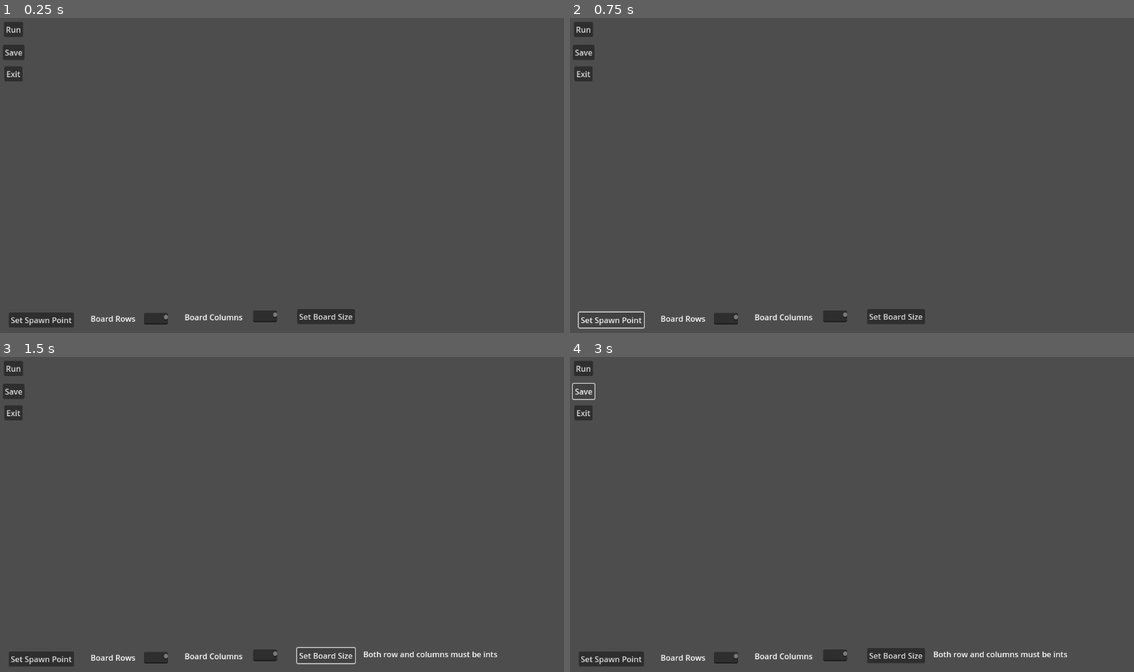
Above: before the commit, frames 1-4 (two rows, left to right).
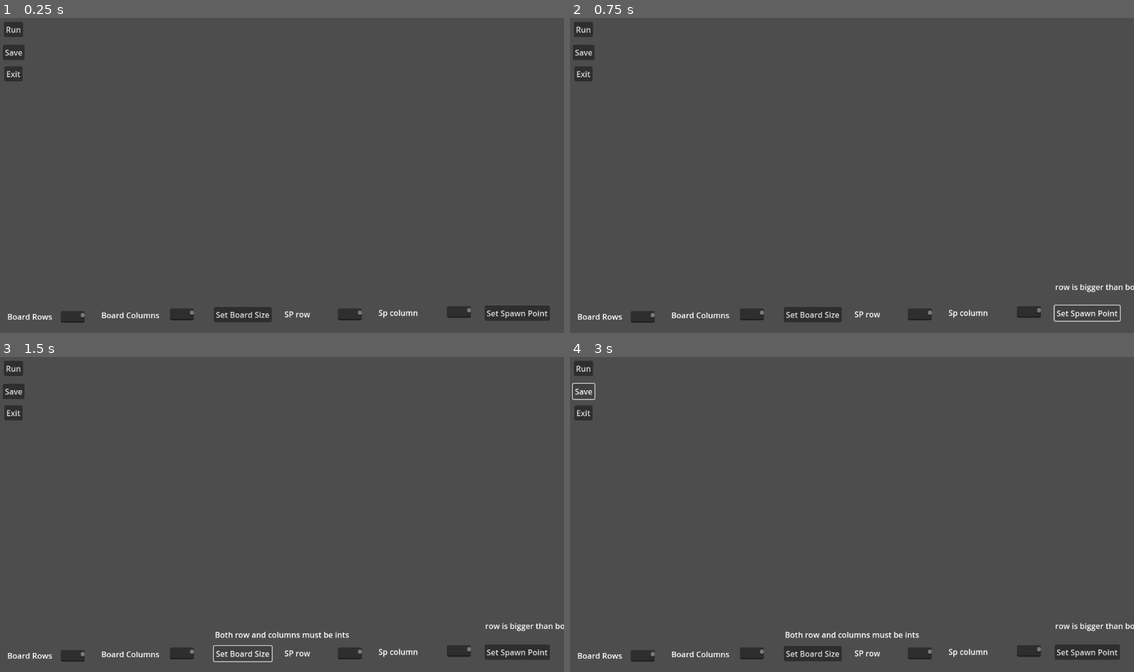
Above: after the commit, the same moments.

Repository: Killfreek/Rats
Game: Godot game, scene res://Levels/LevelMaker.tscn
Same seed, same stepped clock (60 frames per second), same inputs: the game is played once before the commit and once after it. This scene is started directly instead of the project's main scene.
Inputs:
- Up to frame 1 (0.25 s): no input
- Up to frame 2 (0.75 s): click "Set Spawn Point" at 0.5 s
- Up to frame 3 (1.5 s): click "Set Board Size" at 1.25 s
- Up to frame 4 (3 s): click "Run" at 2 s; click "Save" at 2.75 s

The runs differ from the first frame. In frame 1, 2.5% of the frame differs, in the area x 1-98%, y 91-99%; in frame 2, 2.2%; in frame 3, 2.7%; in frame 4, 3.1%, in the area x 1-100%, y 84-99%.

Commit message:
added being able to set spawn point
it seems to be slightly off center at the moment

Diff:
--- a/GUIScripts/LevelEditorMenu.gd
+++ b/GUIScripts/LevelEditorMenu.gd
@@ -26,4 +26,27 @@
 		errorLabelNode.text = "Both row and columns must be ints";
 		return;
 
+	if  rows > 5:
+		errorLabelNode.text = "Max number of rows allowed is 5";
+		return;
+
+	if  columns > 12:
+		errorLabelNode.text = "Max number of columns allowed is 12";
+		return;
+
 	levelCreator.createBoard(rows,columns);
+
+
+func _on_place_spawn_point_btn_pressed():
+	var errorLabelNode = get_node("SetSpwanPoint/PlaceSpawnPointLbl");
+	errorLabelNode.text = "";
+
+	var rowSPPointNode = get_node("SetSpwanPoint/PlaceSpawnPointRowsTxt");
+	var colSPPointNode = get_node("SetSpwanPoint/PlaceSpawnPointColumnsTxt");
+
+	var rowSPPoint = rowSPPointNode.text.to_int();
+	var columnSPPoint = colSPPointNode.text.to_int();
+
+	var result = levelCreator.setSpawnPoint(rowSPPoint, columnSPPoint);
+	if 	!result[0]:
+		errorLabelNode.text = result[1];
--- a/Levels/LevelMaker.tscn
+++ b/Levels/LevelMaker.tscn
@@ -59,12 +59,14 @@
 top_level = true
 levelCreator = NodePath("../LevelCreator")
 
-[node name="LevelCreator" type="Node2D" parent="." node_paths=PackedStringArray("tileMap")]
-position = Vector2(100, 50)
+[node name="LevelCreator" type="Node2D" parent="." node_paths=PackedStringArray("tileMap", "SpawnPointIndicator")]
 script = ExtResource("2_k1qtf")
 tileMap = NodePath("TileMap")
+SpawnPointIndicator = NodePath("SpawnPointIndicator")
+tileWidth = 100
 
 [node name="TileMap" type="TileMap" parent="LevelCreator" node_paths=PackedStringArray("tileMap")]
+position = Vector2(100, 50)
 tile_set = SubResource("TileSet_f0nmp")
 format = 2
 layer_0/name = "Light"
@@ -72,3 +74,10 @@
 layer_1/tile_data = PackedInt32Array()
 script = ExtResource("6_aq2ji")
 tileMap = NodePath(".")
+
+[node name="SpawnPointIndicator" type="Button" parent="LevelCreator"]
+visible = false
+offset_right = 27.0
+offset_bottom = 31.0
+disabled = true
+text = "SP"
--- a/Levels/UI/LevelEditorUI.tscn
+++ b/Levels/UI/LevelEditorUI.tscn
@@ -36,15 +36,6 @@
 text = "Save
 "
 
-[node name="PlaceSpawnPointBtn" type="Button" parent="."]
-layout_mode = 0
-offset_left = 18.0
-offset_top = 603.0
-offset_right = 151.0
-offset_bottom = 634.0
-text = "Set Spawn Point
-"
-
 [node name="BoardGameDimensions" type="Control" parent="."]
 anchors_preset = 0
 offset_right = 40.0
@@ -52,49 +43,97 @@
 
 [node name="SetBoardSizeBtn" type="Button" parent="BoardGameDimensions"]
 layout_mode = 0
-offset_left = 607.0
-offset_top = 596.0
-offset_right = 725.0
-offset_bottom = 627.0
+offset_left = 437.0
+offset_top = 592.0
+offset_right = 555.0
+offset_bottom = 623.0
 text = "Set Board Size"
 
 [node name="BoardRowsLbl" type="Label" parent="BoardGameDimensions"]
 layout_mode = 0
-offset_left = 185.0
-offset_top = 604.0
-offset_right = 277.0
-offset_bottom = 627.0
+offset_left = 15.0
+offset_top = 600.0
+offset_right = 107.0
+offset_bottom = 623.0
 text = "Board Rows"
 
 [node name="BoardColumnsLbl" type="Label" parent="BoardGameDimensions"]
 layout_mode = 0
-offset_left = 377.0
-offset_top = 601.0
-offset_right = 496.0
-offset_bottom = 624.0
+offset_left = 207.0
+offset_top = 597.0
+offset_right = 326.0
+offset_bottom = 620.0
 text = "Board Columns"
 
 [node name="BoardRowsTxt" type="TextEdit" parent="BoardGameDimensions"]
 layout_mode = 0
-offset_left = 294.0
-offset_top = 604.0
-offset_right = 343.0
-offset_bottom = 628.0
+offset_left = 124.0
+offset_top = 600.0
+offset_right = 173.0
+offset_bottom = 624.0
 
 [node name="BoardColumnsTxt" type="TextEdit" parent="BoardGameDimensions"]
-offset_left = 517.0
-offset_top = 599.0
-offset_right = 566.0
-offset_bottom = 623.0
+offset_left = 347.0
+offset_top = 595.0
+offset_right = 396.0
+offset_bottom = 619.0
 
 [node name="SetBoardSizeLbl" type="Label" parent="BoardGameDimensions"]
 layout_mode = 0
-offset_left = 742.0
-offset_top = 597.0
-offset_right = 807.0
+offset_left = 439.0
+offset_top = 557.0
+offset_right = 504.0
+offset_bottom = 580.0
+
+[node name="SetSpwanPoint" type="Control" parent="."]
+anchors_preset = 0
+offset_right = 40.0
+offset_bottom = 40.0
+
+[node name="PlaceSpawnPointBtn" type="Button" parent="SetSpwanPoint"]
+layout_mode = 0
+offset_left = 990.0
+offset_top = 589.0
+offset_right = 1123.0
 offset_bottom = 620.0
+text = "Set Spawn Point
+"
+
+[node name="PlaceSpawnPointRowsLbl" type="Label" parent="SetSpwanPoint"]
+offset_left = 581.0
+offset_top = 595.0
+offset_right = 673.0
+offset_bottom = 618.0
+text = "SP row"
+
+[node name="PlaceSpawnPointColumnsLbl" type="Label" parent="SetSpwanPoint"]
+offset_left = 773.0
+offset_top = 592.0
+offset_right = 892.0
+offset_bottom = 615.0
+text = "Sp column
+"
+
+[node name="PlaceSpawnPointRowsTxt" type="TextEdit" parent="SetSpwanPoint"]
+offset_left = 690.0
+offset_top = 595.0
+offset_right = 739.0
+offset_bottom = 619.0
+
+[node name="PlaceSpawnPointColumnsTxt" type="TextEdit" parent="SetSpwanPoint"]
+offset_left = 913.0
+offset_top = 590.0
+offset_right = 962.0
+offset_bottom = 614.0
+
+[node name="PlaceSpawnPointLbl" type="Label" parent="SetSpwanPoint"]
+offset_left = 991.0
+offset_top = 539.0
+offset_right = 1056.0
+offset_bottom = 562.0
 
 [connection signal="pressed" from="ExitBtn" to="." method="_on_exit_btn_pressed"]
 [connection signal="pressed" from="RunBtn" to="." method="_on_run_btn_pressed"]
 [connection signal="pressed" from="SaveBtn" to="." method="_on_save_btn_pressed"]
 [connection signal="pressed" from="BoardGameDimensions/SetBoardSizeBtn" to="." method="_on_set_board_size_btn_pressed"]
+[connection signal="pressed" from="SetSpwanPoint/PlaceSpawnPointBtn" to="." method="_on_place_spawn_point_btn_pressed"]
--- a/Scripts/LevelCreator.gd
+++ b/Scripts/LevelCreator.gd
@@ -1,11 +1,30 @@
 extends Node
 
 @export var tileMap : TileMap
+@export var SpawnPointIndicator : Node;
+@export var tileWidth : int
+
+var boardRowSize : int;
+var boardColumnSize : int;
 
 func createBoard(rows, columns):
 	tileMap.clear();
+	SpawnPointIndicator.visible = false;
 
 	var pattern = tileMap.tile_set.get_pattern(1);
 	for row in range(rows):
 		for col in range(columns):
-			tileMap.set_pattern(0, Vector2(col, row), pattern);
+			tileMap.set_pattern(0, tileMap.local_to_map(Vector2(col * tileWidth, row * tileWidth)), pattern);
+	boardRowSize = rows;
+	boardColumnSize = columns;
+
+func setSpawnPoint(row, column):
+	if row > boardRowSize || boardRowSize == 0:
+		return [false, "row is bigger than board size"]
+
+	if column > boardColumnSize || boardColumnSize == 0:
+		return [false, "col is bigger than board size"]
+
+	SpawnPointIndicator.position = tileMap.map_to_local(Vector2(column, row));
+	SpawnPointIndicator.visible = true;
+	return [true, ""]
